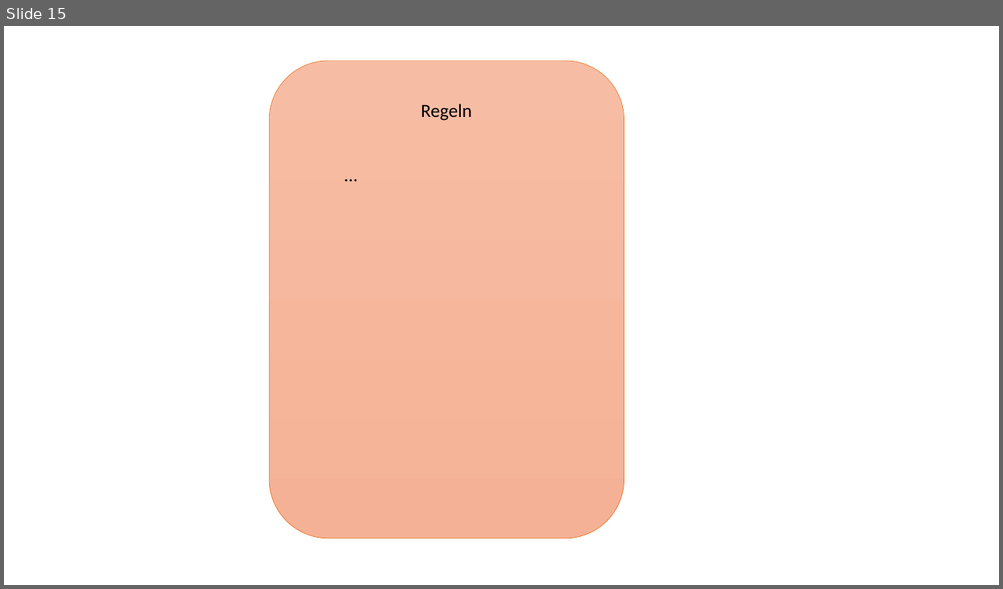
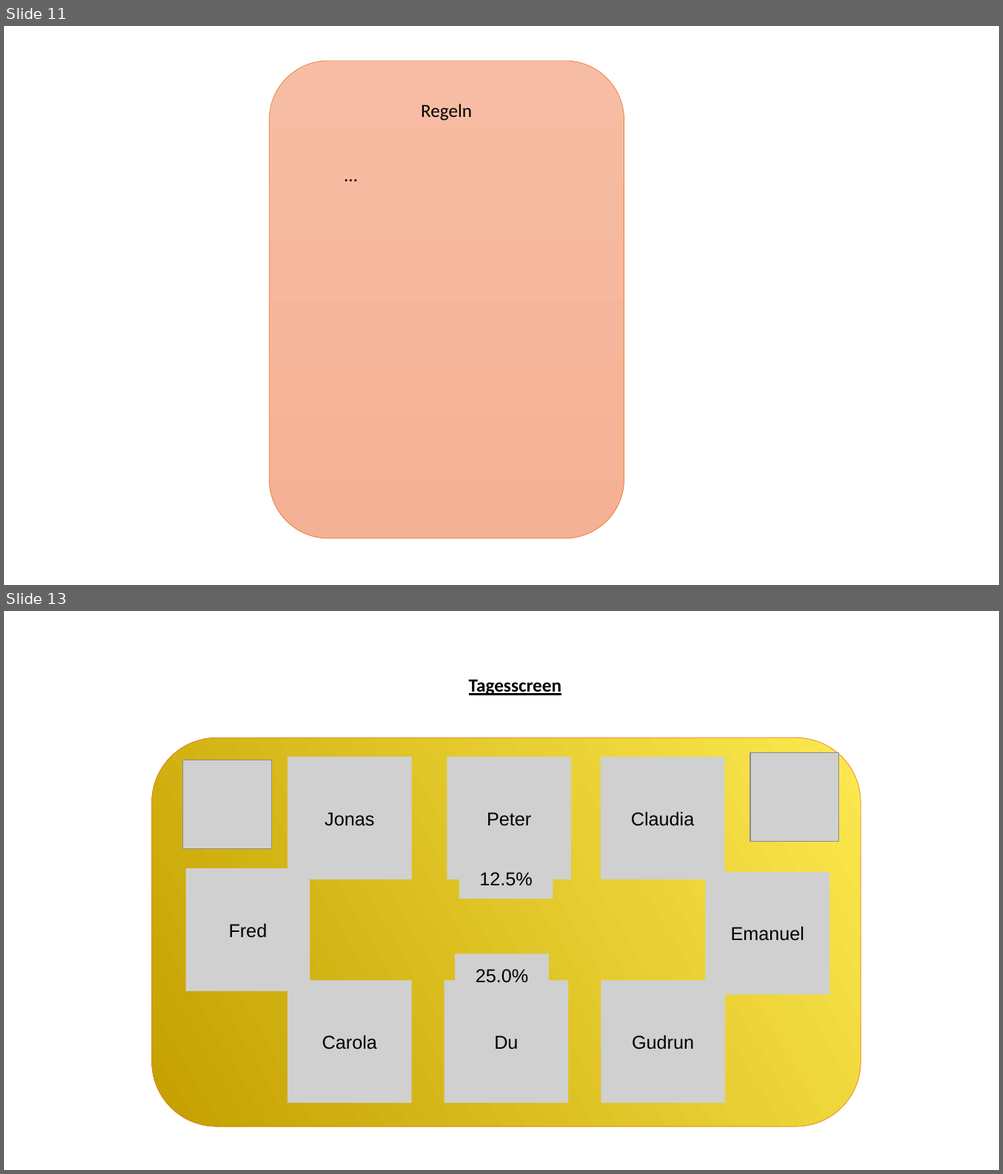
Before and after one commit to john-kloss/werwolf, a slide deck: VisualisierungProjekt.odp. Shown one above the other, each under a label of ours: slide 15 before the commit, slides 11 and 13 after it; the slides between them are not shown. The pictures are 1003x589 and 1003x1174 pixels, drawn with LibreOffice and Linux fonts; fonts in the diff are those of the drawing; grey boxes stand for pictures. Boxes give left, top, right and bottom in pixels: in the first picture for what was removed or moved away, otherwise in the second. Text is boxed around its words. In the diff, an @@ line names an element or a change of style, - is before the commit and + after.

```diff
--- a/VisualisierungProjekt.odp
+++ b/VisualisierungProjekt.odp
@@ slide 13 added at (4,611,999,1170), background #FFFFFF @@
@@ text added at (469,679,561,695), 18 pt, text #000000, bold, underline @@
+Tagesscreen
@@ freeform shape added at (152,738,860,1128), fill gradient #FCE94F to #C4A000, outline #ED7D31 0.51 pt @@
@@ picture added at (183,760,272,849) @@
@@ picture added at (287,757,412,880), 18 pt, text #000000 @@
+Jonas
@@ picture added at (447,757,571,880), 18 pt, text #000000 @@
+Peter
@@ picture added at (600,757,724,880), 18 pt, text #000000 @@
+Claudia
@@ picture added at (750,753,839,842) @@
@@ picture added at (186,869,310,991), 18 pt, text #000000 @@
+Fred
@@ picture added at (459,857,553,899), 18 pt, text #000000 @@
+12.5%
@@ picture added at (706,872,829,995), 18 pt, text #000000 @@
+Emanuel
@@ picture added at (455,954,549,996), 18 pt, text #000000 @@
+25.0%
@@ picture added at (287,980,412,1103), 18 pt, text #000000 @@
+Carola
@@ picture added at (444,980,568,1103), 18 pt, text #000000 @@
+Du
@@ picture added at (601,980,725,1103), 18 pt, text #000000 @@
+Gudrun
@@ what was slide 15 is now slide 11 @@
```
Also in this commit, not shown: 4 slides changed, 10 other slides added, 18 slides removed.
